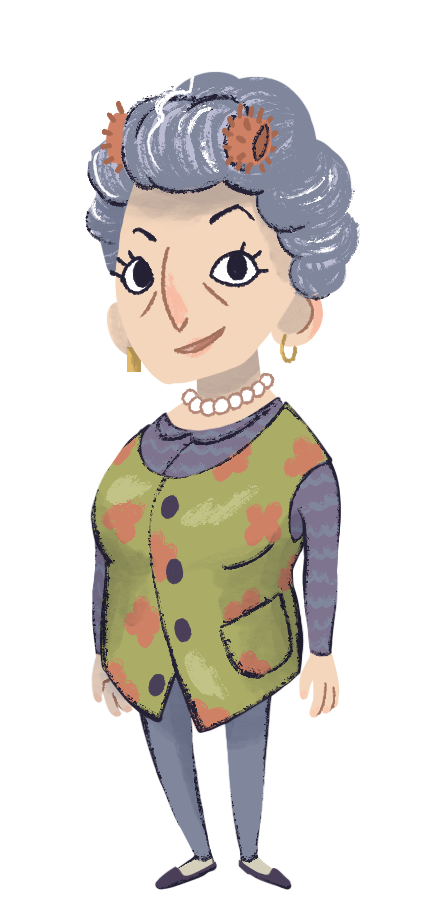
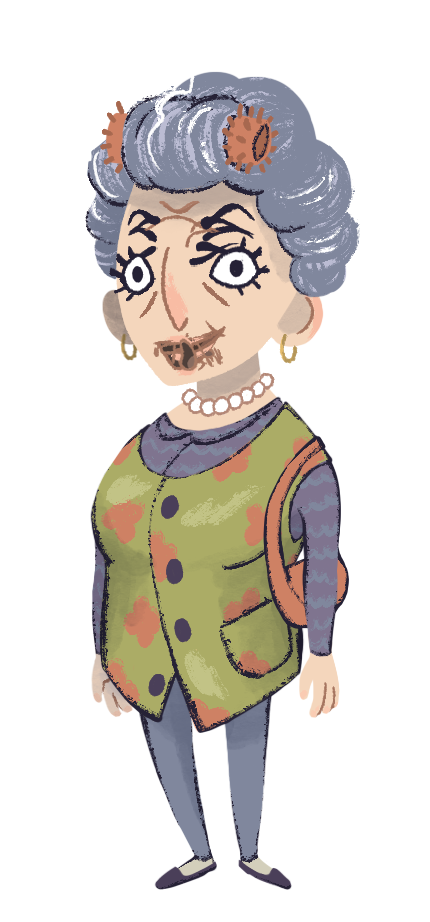
The second 430 x 922 image is a revision of the first. Changes to its layers:
added group "ver3" with 182 layers above "ver2" over [94, 143, 349, 629]
added group "head" (1st of 3, in "ver3") with 160 layers in group "ver3" over [94, 143, 349, 386]
added group "hair front" (1st of 3, in "ver3" › "head") with 2 layers in group "head" over [107, 143, 349, 298]
added layer "hair_front" (1st of 3, in "ver3" › "head" › "hair front") in group "hair front" over [107, 143, 349, 298]
added group "face" (1st of 6, in "ver3" › "head") with 150 layers in group "head" over [109, 200, 324, 386]
added group "sartled" with 18 layers in group "face" over [109, 201, 269, 376]
added group "sartled_eyes" with 12 layers in group "sartled" over [109, 203, 269, 318]
added group "smile" with 17 layers in group "face" over [109, 203, 269, 358]
added group "smile_eyes" with 12 layers in group "smile" over [109, 203, 269, 318]
added group "sigh" with 14 layers in group "face" over [109, 200, 269, 361]
added group "sad" with 17 layers in group "face" over [110, 215, 270, 370]
added group "laughing" with 20 layers in group "face" over [109, 201, 269, 377]
added group "laughing_eyes" with 14 layers in group "laughing" over [109, 203, 269, 318]
added group "curious" with 18 layers in group "face" over [110, 204, 270, 368]
added group "curious_eyes" with 13 layers in group "curious" over [110, 209, 270, 318]
added group "critical" with 19 layers in group "face" over [111, 210, 269, 373]
added group "Neutral" with 16 layers in group "face" over [109, 225, 269, 363]
added layer "face" (2nd of 6, in "ver3" › "head" › "face") in group "face" over [115, 200, 324, 386]
added group "body" (1st of 3, in "ver3") with 3 layers in group "ver3" over [106, 325, 326, 629]
added layer "neck" (1st of 3, in "ver3" › "body") in group "body" over [116, 325, 323, 582]
hid group "ver1" (48 layers) over [94, 143, 349, 629]
…and 147 more changes (147 added)
